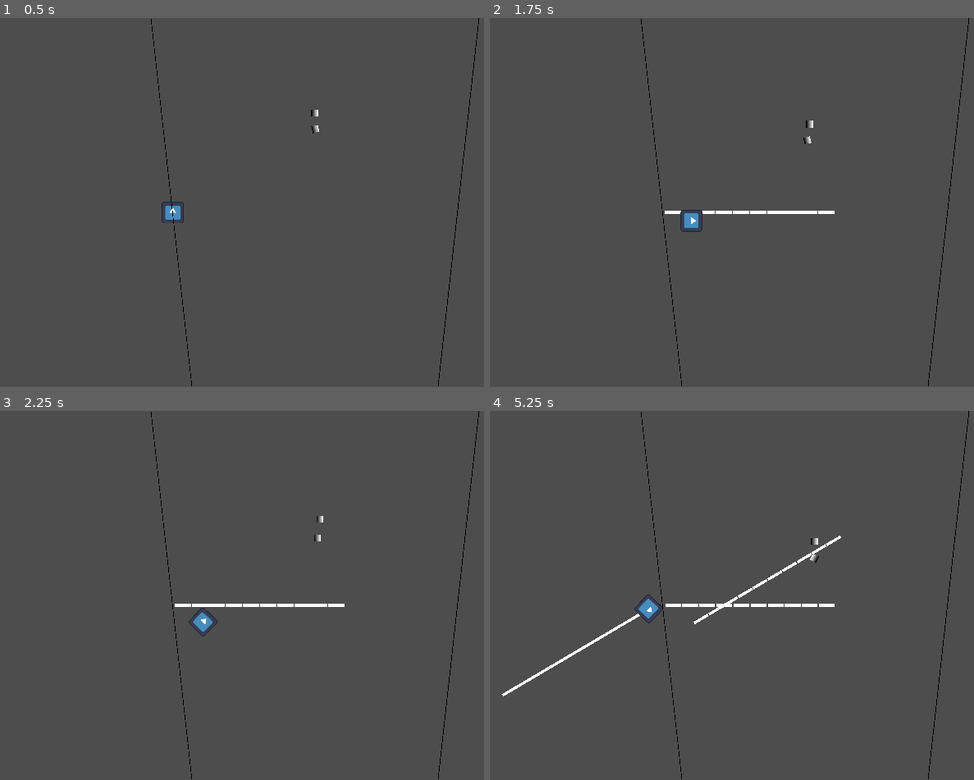
Above: before the commit, frames 1-4 (two rows, left to right).
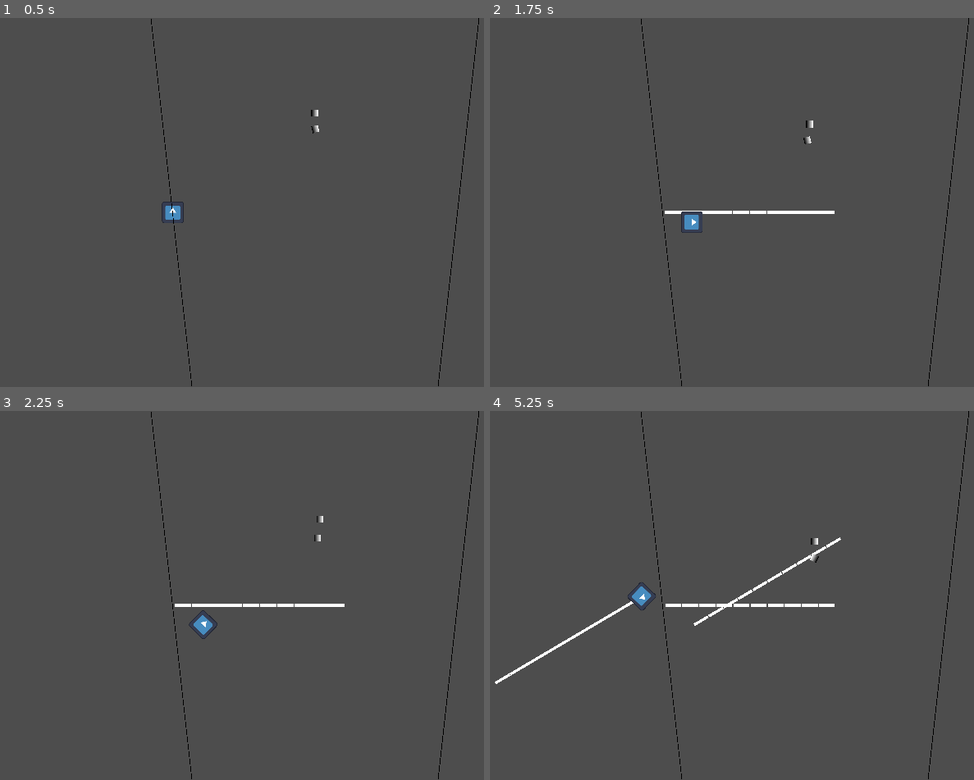
Above: after the commit, the same moments.

Repository: InRe-Dan/ld56
Game: Godot game, scene res://world/world.tscn
Same seed, same stepped clock (60 frames per second), same inputs: the game is played once before the commit and once after it. The engine's default icon, where the game draws it, is replaced by a stand-in: a white triangle on a blue panel in a dark square.
Inputs (mouse positions are in pixels of both pictures, inside the frame that each line leads up to):
- Up to frame 1 (0.5 s): no input
- Up to frame 2 (1.75 s): tap Enter at 0.5 s; move the mouse to (949, 184) at 0.52 s; hold D (move_right) 0.53-1.28 s; click (949, 184) at 0.67 s; move the mouse to (673, 220) at 1.27 s; hold S (move_down) from 1.28 s (still down)
- Up to frame 3 (2.25 s): move the mouse to (382, 514) at 2.02 s; release S (move_down) at 2.03 s; hold D (move_right) from 2.03 s (still down)
- Up to frame 4 (5.25 s): tap Space at 2.75 s; move the mouse to (770, 669) at 2.77 s; release D (move_right) at 2.78 s; hold W (move_up) 2.78-3.53 s; click (770, 669) at 2.92 s; move the mouse to (outside the picture) at 3.52 s; hold A (move_left) 3.53-5.03 s; move the mouse to (606, 540) at 4.27 s; move the mouse to (838, 595) at 5.02 s; hold S (move_down) from 5.03 s (still down); click (838, 595) at 5.17 s

Frame 1 is identical in both runs. In frame 2, 0.1% of the frame differs, in the area x 39-68%, y 52-59%; in frame 3, 0.1%; in frame 4, 1.0%, in the area x 1-73%, y 33-78%.

Commit message:
more robust and reliable movement

Diff:
--- a/spider/spider.gd
+++ b/spider/spider.gd
@@ -5,11 +5,13 @@
 
 var cast_length: float = 50.0:
 	set(x): update_cast_length(x)
+var safety_cast_length : float = 100
 
 @onready var up_cast: RayCast2D = $Upcast
 @onready var down_cast: RayCast2D = $Downcast
 @onready var left_cast: RayCast2D = $Leftcast
 @onready var right_cast: RayCast2D = $Rightcast
+@onready var safety_cast : ShapeCast2D = $Safety
 @onready var factory : WebFactory = get_tree().get_first_node_in_group("web_factory")
 
 
@@ -23,18 +25,22 @@
 func _physics_process(delta: float) -> void:
 	# Get input vector
 	var input_vector = Vector2(Input.get_axis("move_left", "move_right"), Input.get_axis("move_up", "move_down")).normalized()
-
 	# Speed formula
 	var speed_mod: float = max(
 		2 * cast_length - max(_get_intersection_strength(up_cast) + _get_intersection_strength(down_cast), cast_length),
 		2 * cast_length - max(_get_intersection_strength(left_cast) + _get_intersection_strength(right_cast), cast_length)
 	)
 
-	linear_velocity += input_vector * movement_speed * delta * (speed_mod / cast_length)
-
 	# Rotate spider to face input vector
 	if input_vector != Vector2.ZERO:
 		global_rotation = rotate_toward(global_rotation, input_vector.angle(), delta * rotation_speed)
+		safety_cast.global_rotation = 0
+		safety_cast.target_position = input_vector * safety_cast_length
+		if safety_cast.is_colliding():
+			speed_mod = cast_length
+
+	linear_velocity += input_vector * movement_speed * delta * (speed_mod / cast_length)
+
 
 
 ## Updates the cast length of the spider
--- a/spider/spider.tscn
+++ b/spider/spider.tscn
@@ -1,9 +1,12 @@
-[gd_scene load_steps=4 format=3 uid="uid://d3ud2rqlsvy6p"]
+[gd_scene load_steps=5 format=3 uid="uid://d3ud2rqlsvy6p"]
 
 [ext_resource type="Script" path="res://spider/spider.gd" id="1_gma0t"]
 [ext_resource type="Texture2D" uid="uid://cpetqx71af6pt" path="res://icon.svg" id="2_fopp8"]
 
 [sub_resource type="CircleShape2D" id="CircleShape2D_cslph"]
+
+[sub_resource type="CircleShape2D" id="CircleShape2D_3imjw"]
+radius = 30.0
 
 [node name="Spider" type="RigidBody2D"]
 collision_mask = 0
@@ -36,3 +39,7 @@
 target_position = Vector2(50, 0)
 collision_mask = 2
 hit_from_inside = true
+
+[node name="Safety" type="ShapeCast2D" parent="."]
+shape = SubResource("CircleShape2D_3imjw")
+collision_mask = 2
